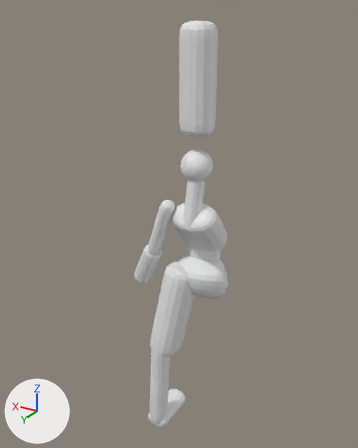
A saved change to the Blender file 1.blend.
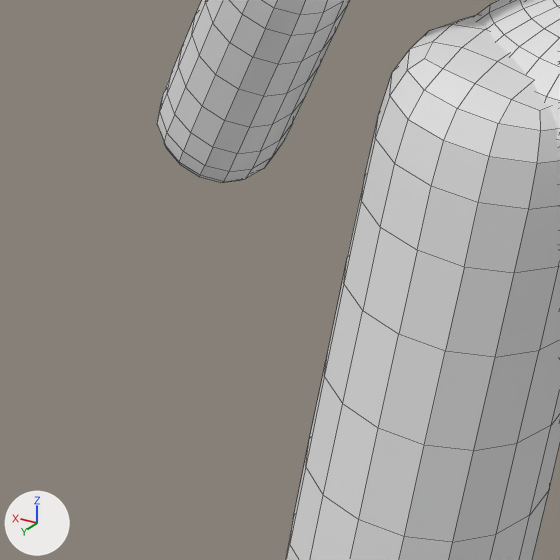
There are two pictures of each version: one whole from a camera (50 mm lens) standing at (-1.219, 2.212, 2.515) and looking at (0.157, -0.081, 1.368), one close up on the part from 31% to 53% of the width and 58% to 75% of the height. The axes (+X, +Y, +Z) are drawn at lower left. The lights are the same throughout. The close-ups show mesh edges as thin lines.
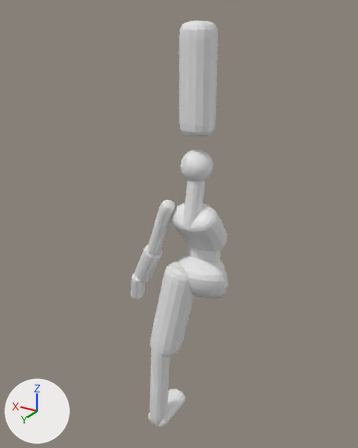
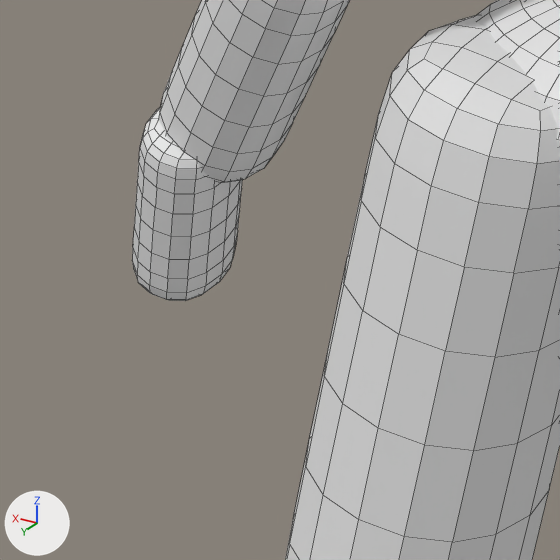
Boxes [x1, y1, x2, y2] around the edits, measured in the close-ups (560 x 560 px):
'Cube.009', added: after [132, 108, 242, 301]

Diff of the bpy script that builds the scene:
```diff
--- a/1.blend.py
+++ b/1.blend.py
@@ ob_cube_009 @@
+ob_cube_009 = bpy.data.objects.new('Cube.009', me_cube_008.copy())  # the mesh of ob_cube_008
+ob_cube_009.location = (0.41, -0.001, 0.922)
+ob_cube_009.rotation_euler = (-0.184, -0.241, 0.0)  # degrees (-11, -14, 0)
+ob_cube_009.scale = (0.0442, 0.0547, 0.0956)
```
